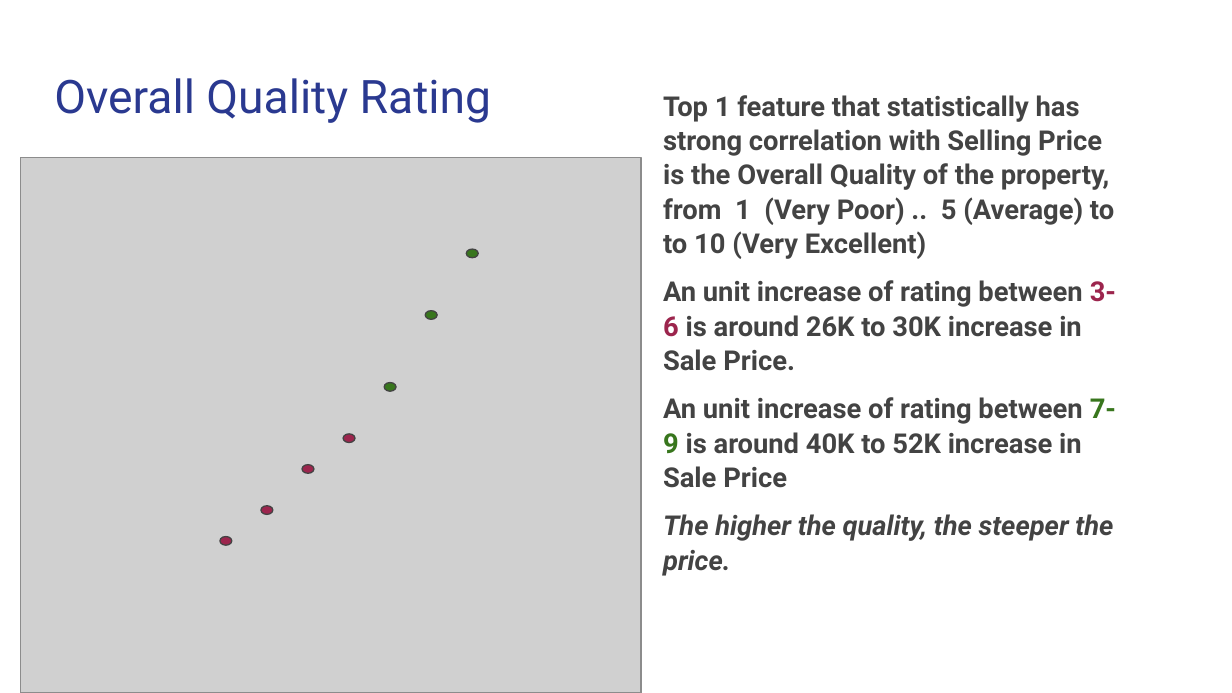
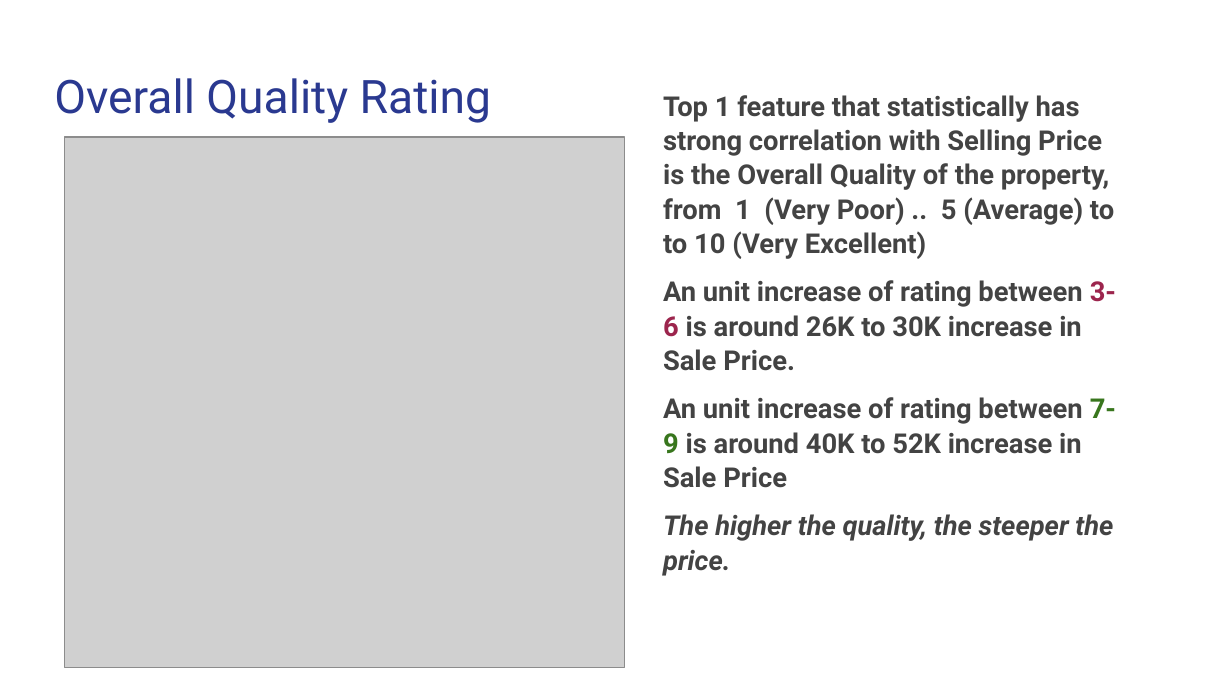
Before and after one commit to rebellon-carina/AMES_RegressionModels, a slide deck: slide 5 of Project 2 _ Ames Housing Data and Kaggle Challenge.pptx. Drawn at 1232x693 pixels with LibreOffice and Linux fonts; fonts in the diff are those of the drawing; grey boxes stand for pictures. Boxes give left, top, right and bottom in pixels: in the first picture for what was removed or moved away, otherwise in the second. Text is boxed around its words. In the diff, an @@ line names an element or a change of style, - is before the commit and + after.

```diff
--- a/Project 2 _ Ames Housing Data and Kaggle Challenge.pptx
+++ b/Project 2 _ Ames Housing Data and Kaggle Challenge.pptx
@@ picture resized from (x1=21, y1=158, x2=642, y2=693) to (x1=65, y1=137, x2=625, y2=667) @@
@@ ellipse removed at (x1=466, y1=249, x2=478, y2=257) @@
@@ ellipse removed at (x1=425, y1=310, x2=437, y2=319) @@
@@ ellipse removed at (x1=384, y1=383, x2=397, y2=392) @@
@@ ellipse removed at (x1=342, y1=434, x2=355, y2=442) @@
@@ ellipse removed at (x1=302, y1=464, x2=314, y2=473) @@
@@ ellipse removed at (x1=261, y1=506, x2=274, y2=515) @@
@@ ellipse removed at (x1=219, y1=537, x2=232, y2=546) @@
```
Also in this commit, not shown: 3 other slides changed.
